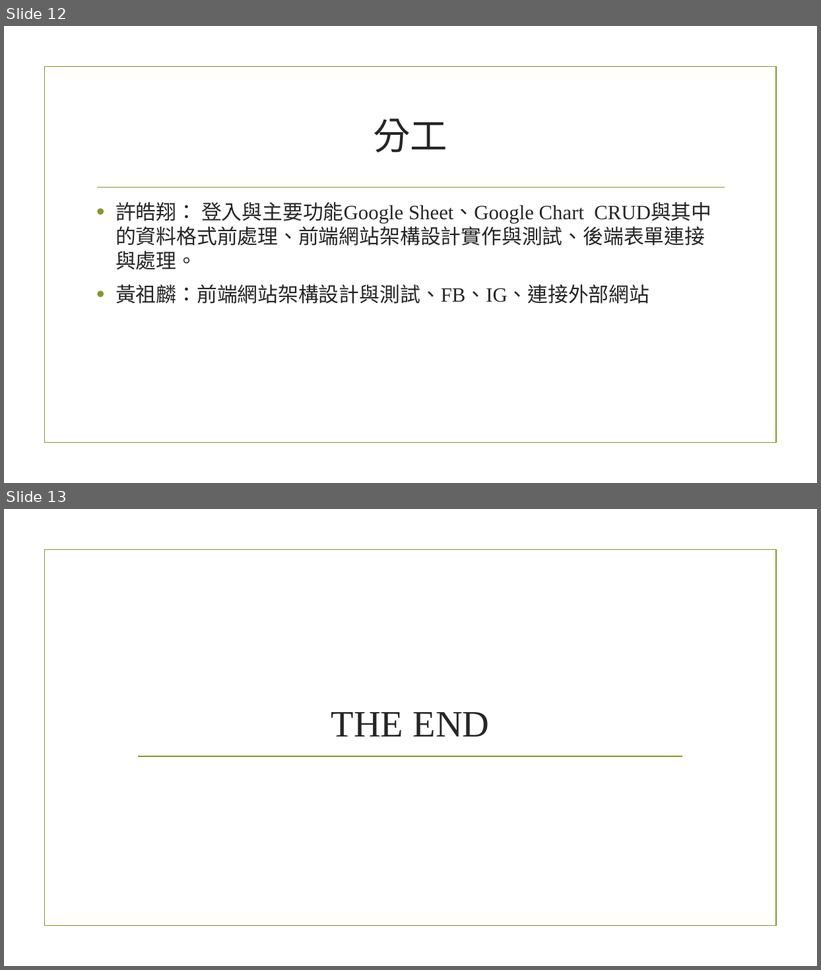
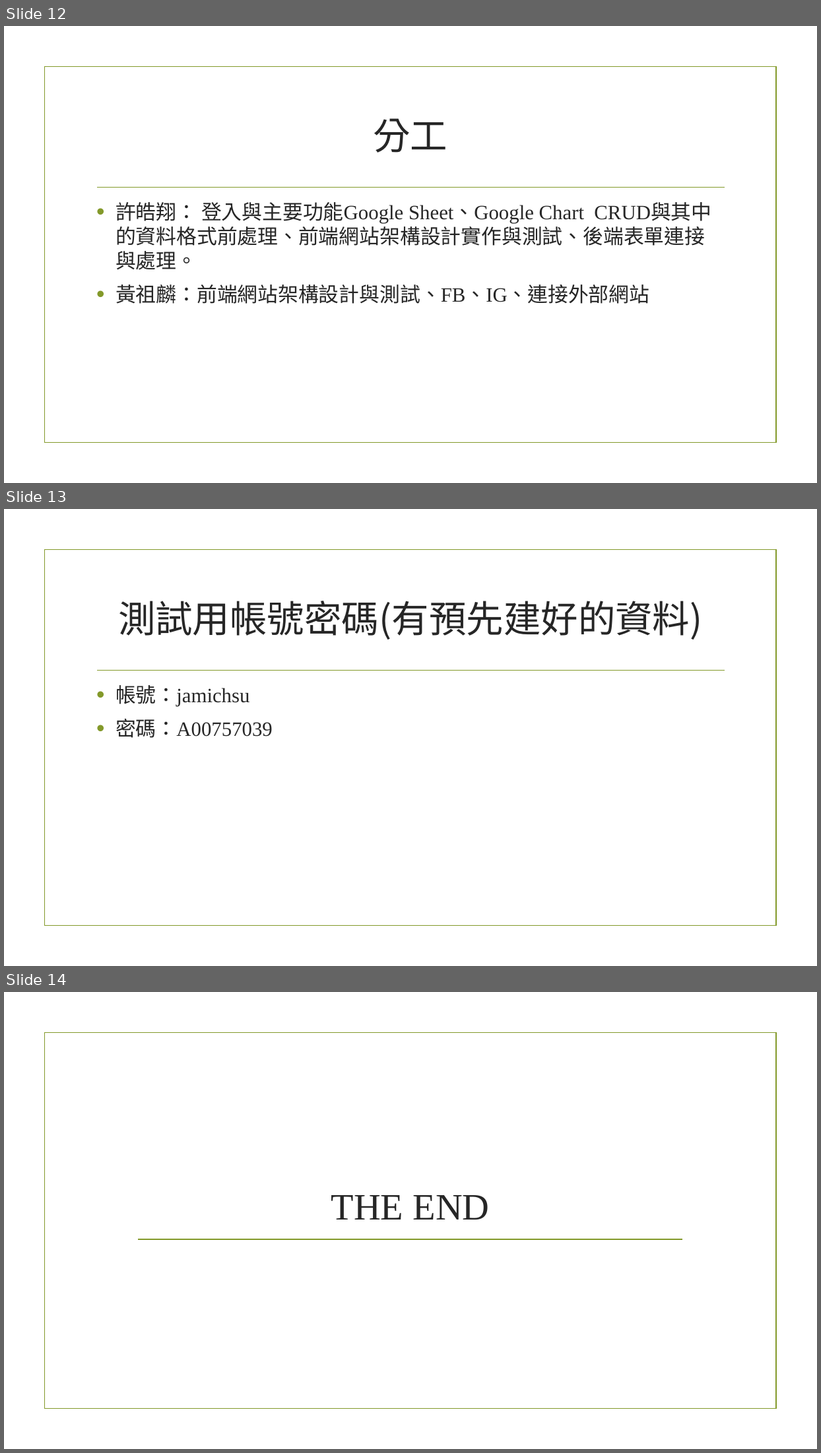
Before and after one commit to 00757039/NoFoodNoLife, a slide deck: 網站說明.pptx. Shown one above the other, each under a label of ours: slides 12 and 13 before the commit, slides 12, 13 and 14 after it. The pictures are 821x970 and 821x1453 pixels, drawn with LibreOffice and Linux fonts; fonts in the diff are those of the drawing; background and template pictures are left out. Boxes give left, top, right and bottom in pixels: in the first picture for what was removed or moved away, otherwise in the second. Text is boxed around its words. In the diff, an @@ line names an element or a change of style, - is before the commit and + after.

```diff
--- a/網站說明.pptx
+++ b/網站說明.pptx
@@ slide 13 added at bbox=[4, 509, 817, 966], background picture (left out); not listed: 2 template elements that a slide beside it also shows @@
@@ title added at bbox=[118, 601, 703, 640], 44 pt, text #262626 @@
+測試用帳號密碼(有預先建好的資料)
@@ text added at bbox=[116, 685, 273, 738], 24 pt, text #262626 @@
+• 帳號：jamichsu
+• 密碼：A00757039
@@ what was slide 13 is now slide 14 @@
```
Also in this commit, not shown: 2 slides changed.
